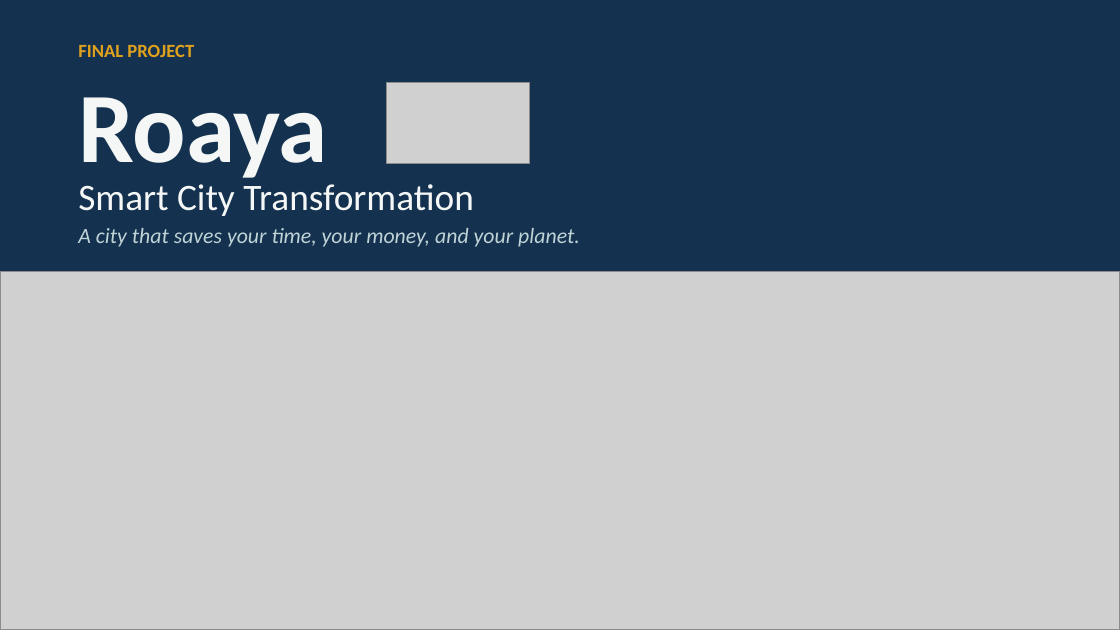
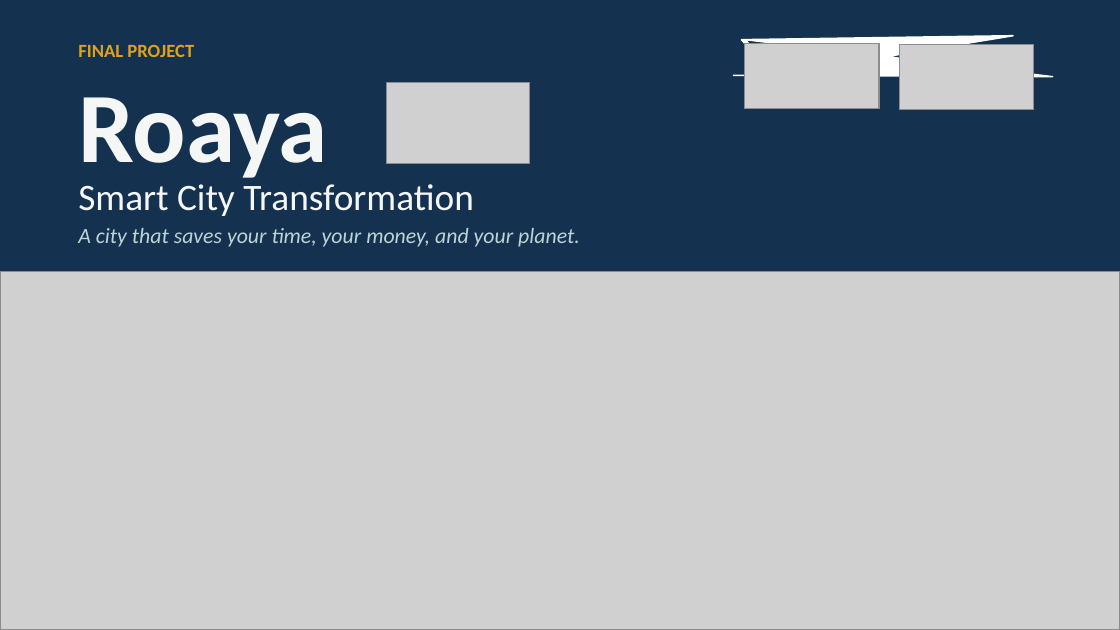
Before and after one commit to RahmaOshba/RahmaOshba, a slide deck: slide 1 of Roaya_Final/Roaya_Final_Presentation.ppt. Drawn at 1120x630 pixels with LibreOffice and Linux fonts; fonts in the diff are those of the drawing; grey boxes stand for pictures. Boxes give left, top, right and bottom in pixels: in the first picture for what was removed or moved away, otherwise in the second. Text is boxed around its words. In the diff, an @@ line names an element or a change of style, - is before the commit and + after.

```diff
--- a/Roaya_Final/Roaya_Final_Presentation.ppt
+++ b/Roaya_Final/Roaya_Final_Presentation.ppt
@@ freeform shape added at bbox=[734, 36, 1053, 116], fill #FFFFFF, outline #FFFFFF 0.99 pt @@
@@ picture added at bbox=[745, 44, 879, 109] @@
@@ picture added at bbox=[899, 45, 1034, 110] @@
```
Also in this commit, not shown: 21 other slides changed, 4 other files.
